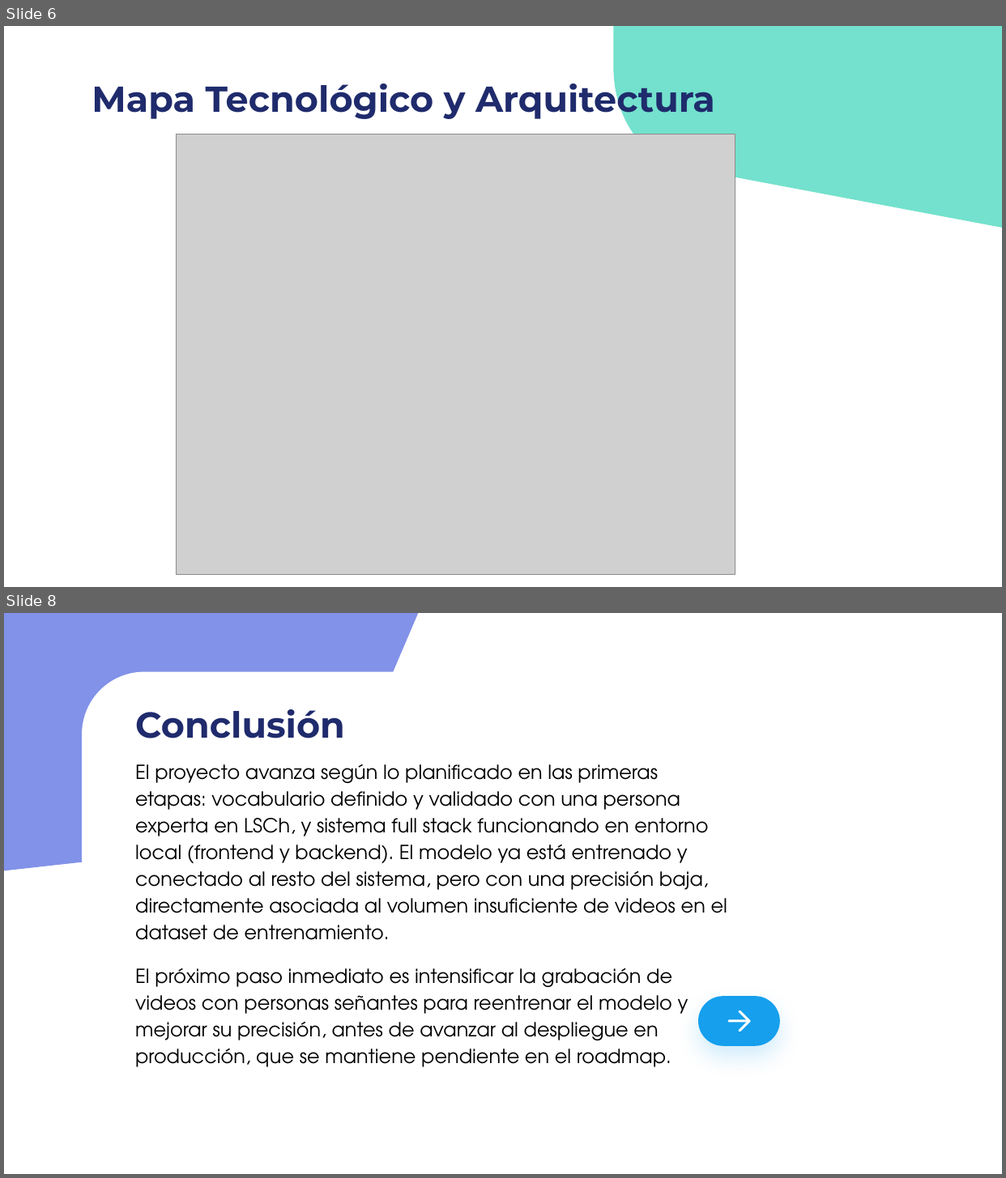
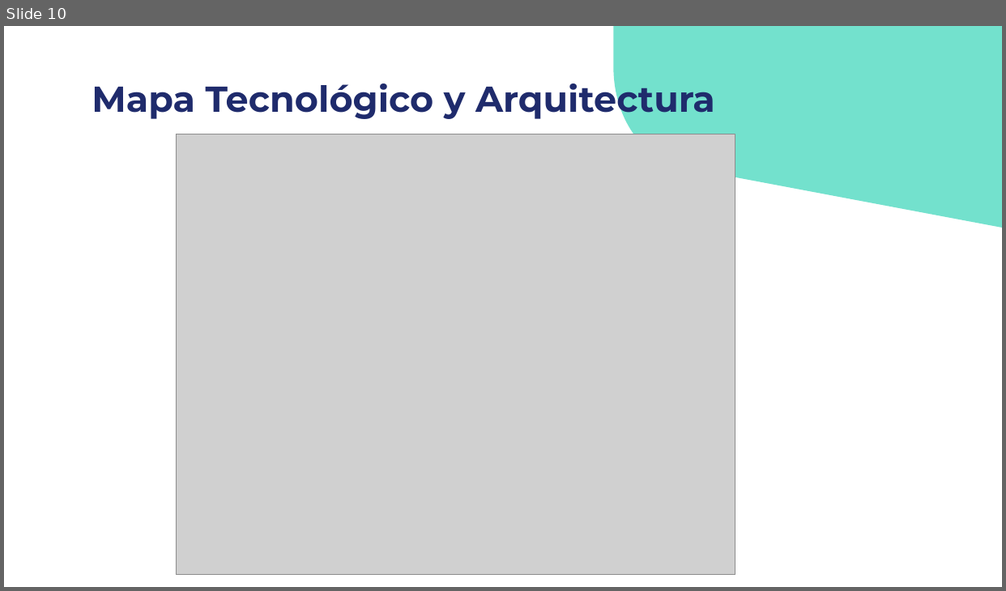
Before and after one commit to mtynnn/senatext, a slide deck: Fase 2/Evidencias Proyecto/Gestion_proyecto/Presentación Proyecto.pptx. Shown one above the other, each under a label of ours: slides 6 and 8 before the commit, slide 10 after it; the slides between them are not shown. The pictures are 1006x1178 and 1006x591 pixels, drawn with LibreOffice and Linux fonts; fonts in the diff are those of the drawing; grey boxes stand for pictures; background and template pictures are left out. Boxes give left, top, right and bottom in pixels: in the first picture for what was removed or moved away, otherwise in the second. Text is boxed around its words. In the diff, an @@ line names an element or a change of style, - is before the commit and + after.

```diff
--- a/Fase 2/Evidencias Proyecto/Gestion_proyecto/Presentación Proyecto.pptx
+++ b/Fase 2/Evidencias Proyecto/Gestion_proyecto/Presentación Proyecto.pptx
@@ slide 8 removed at (4, 613, 1002, 1174), background picture (left out) @@
@@ freeform shape removed at (4, 613, 418, 871) @@
@@ rounded rectangle removed at (82, 672, 765, 1046) @@
@@ title removed at (135, 709, 345, 739) @@
-Conclusión
@@ subtitle removed at (135, 764, 727, 1067) @@
-El proyecto avanza según lo planificado en las primeras etapas: vocabulario definido y validado con una persona experta en LSCh, y sistema full stack funcionando en entorno local (frontend y backend). El modelo ya está entrenado y conectado al resto del sistema, pero con una precisión baja, directamente asociada al volumen insuficiente de videos en el dataset de entrenamiento.
-El próximo paso inmediato es intensificar la grabación de videos con personas señantes para reentrenar el modelo y mejorar su precisión, antes de avanzar al despliegue en producción, que se mantiene pendiente en el roadmap.
@@ rounded rectangle removed at (698, 996, 780, 1046) @@
@@ freeform shape removed at (727, 1020, 750, 1023) @@
@@ freeform shape removed at (739, 1010, 751, 1032) @@
@@ what was slide 6 is now slide 10 @@
```
Also in this commit, not shown: 3 slides changed, 10 slides added, 3 other slides removed.
